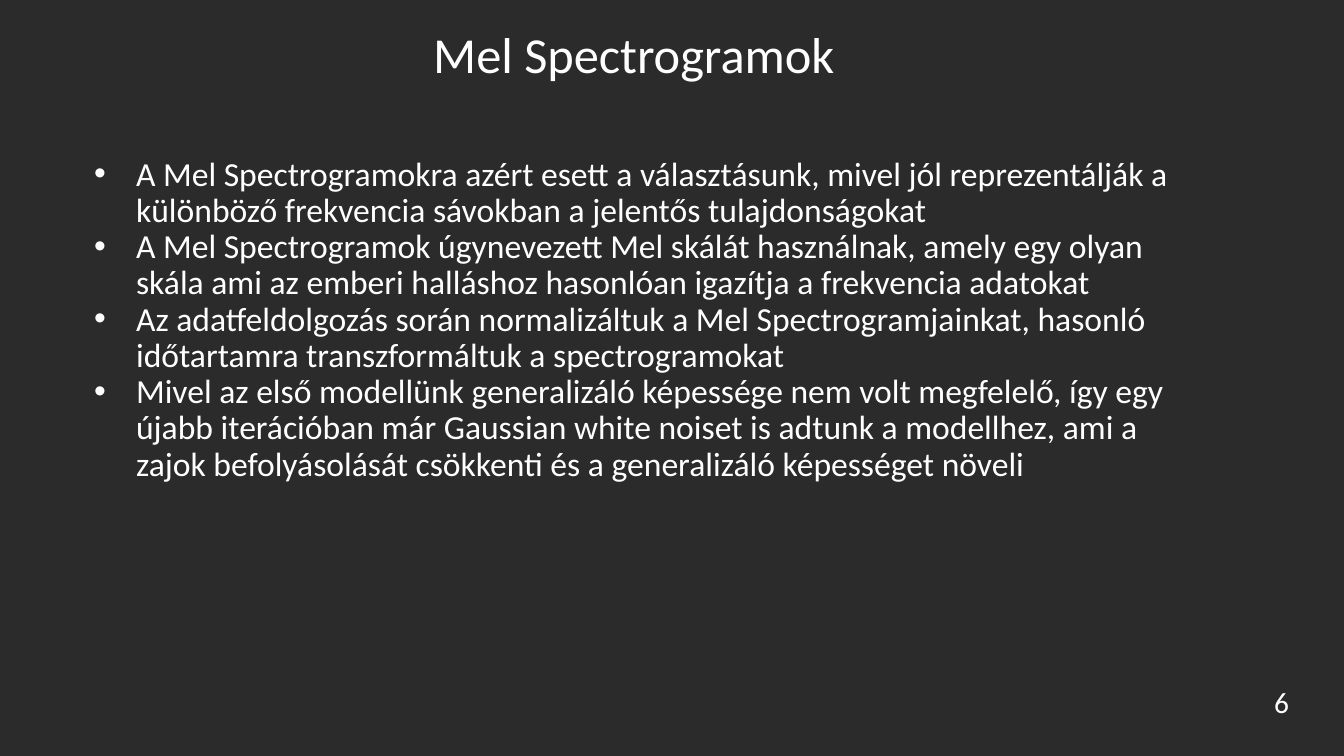
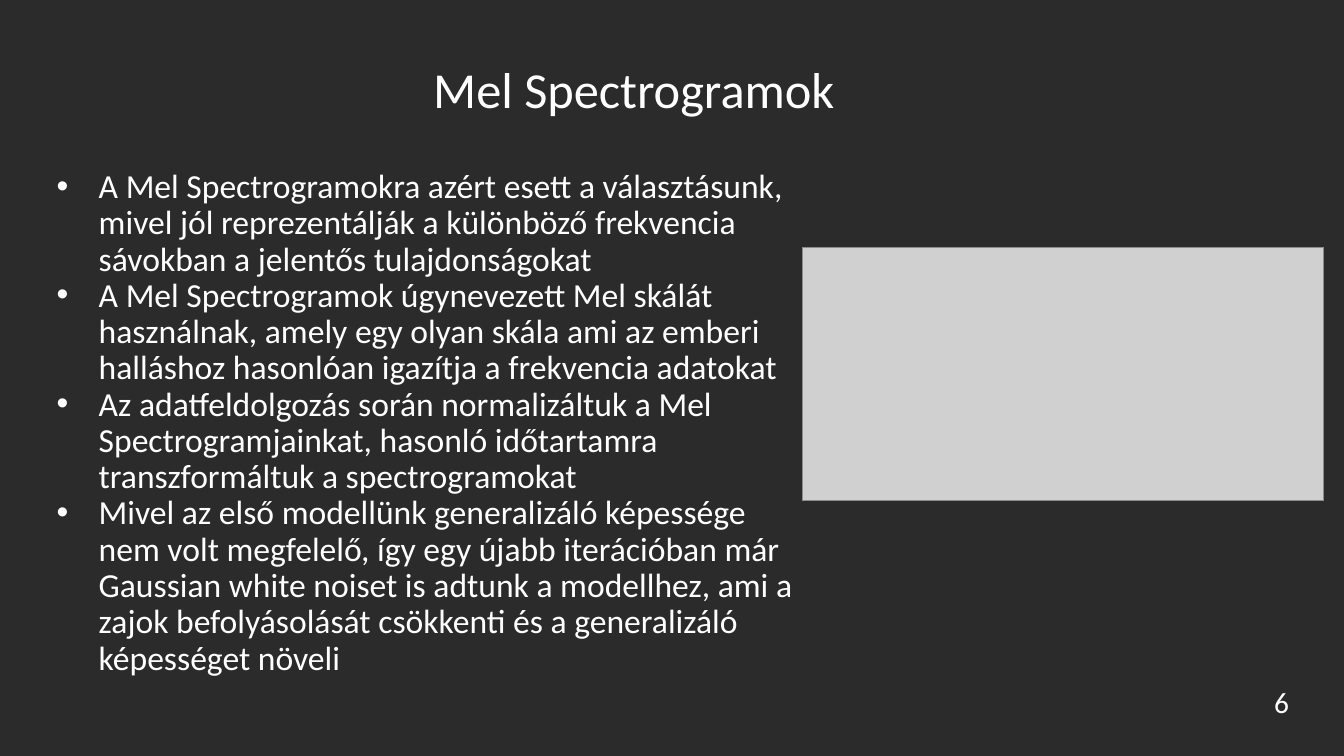
Before and after one commit to turi-mate/deepbirding, a slide deck: slide 6 of presentation.pptx. Drawn at 1344x756 pixels with LibreOffice and Linux fonts; fonts in the diff are those of the drawing; grey boxes stand for pictures; background and template pictures are left out; a plain dark background stands for a picture behind light text. Boxes give left, top, right and bottom in pixels: in the first picture for what was removed or moved away, otherwise in the second. Text is boxed around its words. In the diff, an @@ line names an element or a change of style, - is before the commit and + after.

```diff
--- a/presentation.pptx
+++ b/presentation.pptx
@@ title "Mel Spectrogramok" moved from (x1=433, y1=38, x2=834, y2=82) to (x1=433, y1=73, x2=834, y2=117) @@
@@ text "A Mel Spectrogramokra azért esett ..." rewrapped from (x1=136, y1=162, x2=1167, y2=482) to (x1=99, y1=174, x2=792, y2=676) @@
@@ picture added at (x1=803, y1=247, x2=1324, y2=501) @@
```
Also in this commit, not shown: 7 other slides changed.
